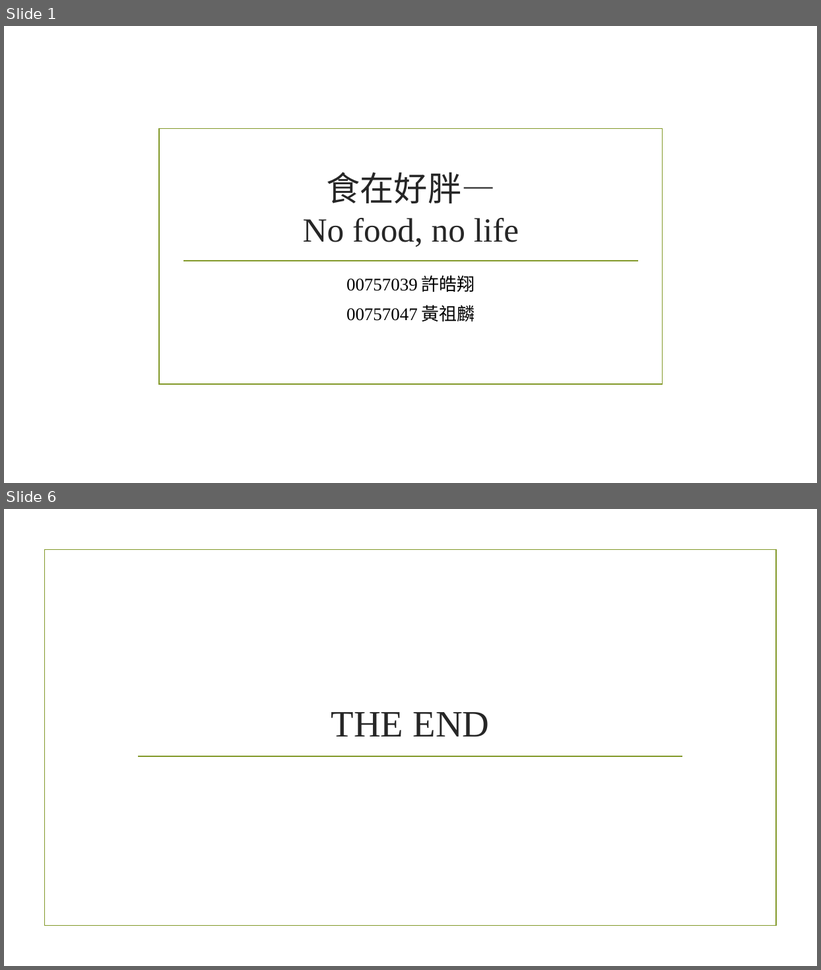
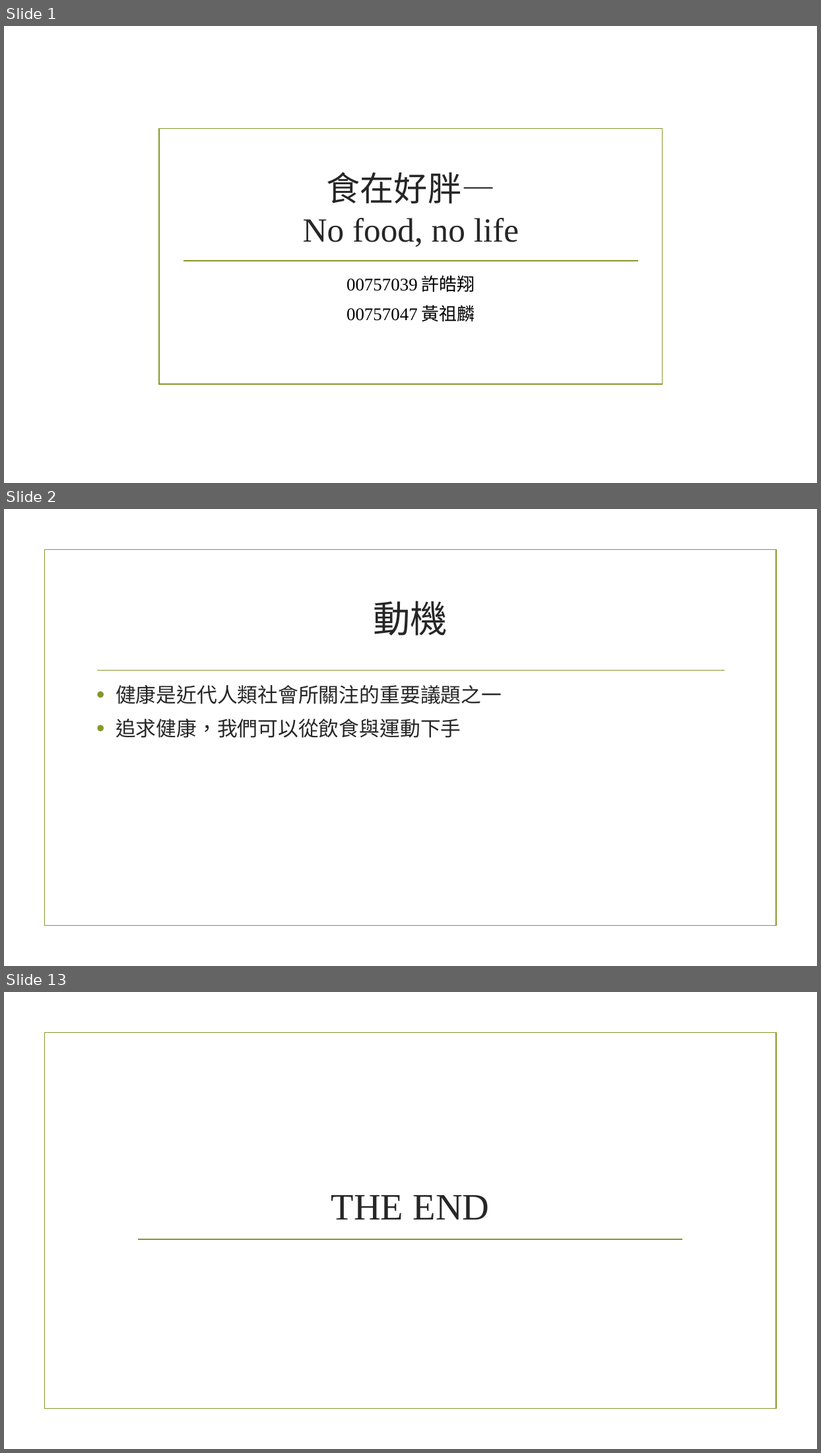
Before and after one commit to 00757039/NoFoodNoLife, a slide deck: 網站說明.pptx. Shown one above the other, each under a label of ours: slides 1 and 6 before the commit, slides 1, 2 and 13 after it; the slides between them are not shown. The pictures are 821x970 and 821x1453 pixels, drawn with LibreOffice and Linux fonts; fonts in the diff are those of the drawing; background and template pictures are left out. Boxes give left, top, right and bottom in pixels: in the first picture for what was removed or moved away, otherwise in the second. Text is boxed around its words. In the diff, an @@ line names an element or a change of style, - is before the commit and + after.

```diff
--- a/網站說明.pptx
+++ b/網站說明.pptx
@@ slide 2 added at box(4, 509, 817, 966), background picture (left out); not listed: 1 template element that a slide beside it also shows @@
@@ title added at box(373, 601, 448, 636), 44 pt, text #262626 @@
+動機
@@ line added from (97, 671) to (725, 671), #83992A 1.25 pt @@
@@ text added at box(116, 685, 502, 738), 24 pt, text #262626 @@
+• 健康是近代人類社會所關注的重要議題之一
+• 追求健康，我們可以從飲食與運動下手
@@ what was slide 6 is now slide 13 @@
```
Also in this commit, not shown: 4 slides changed, 6 other slides added, 14 other files.
